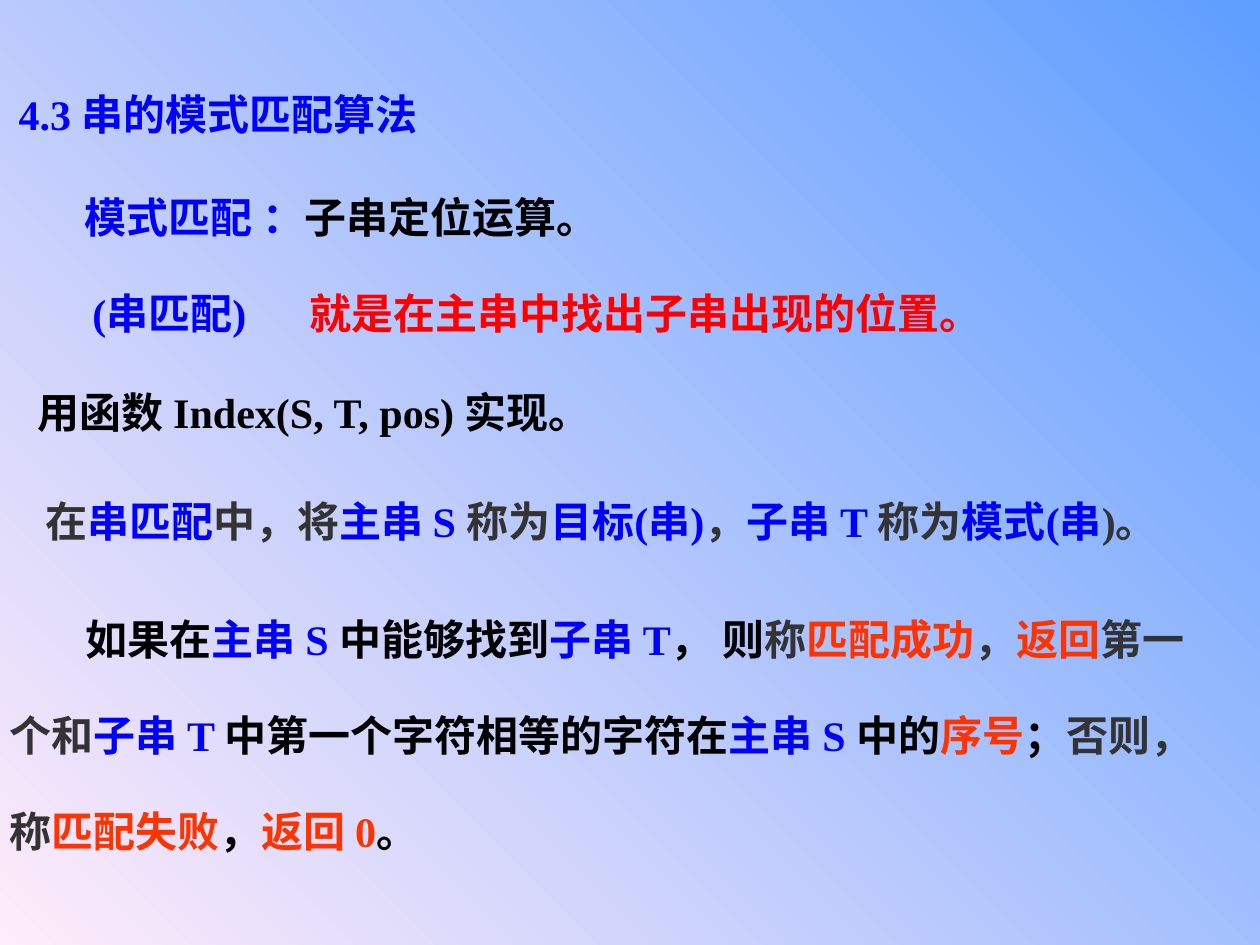
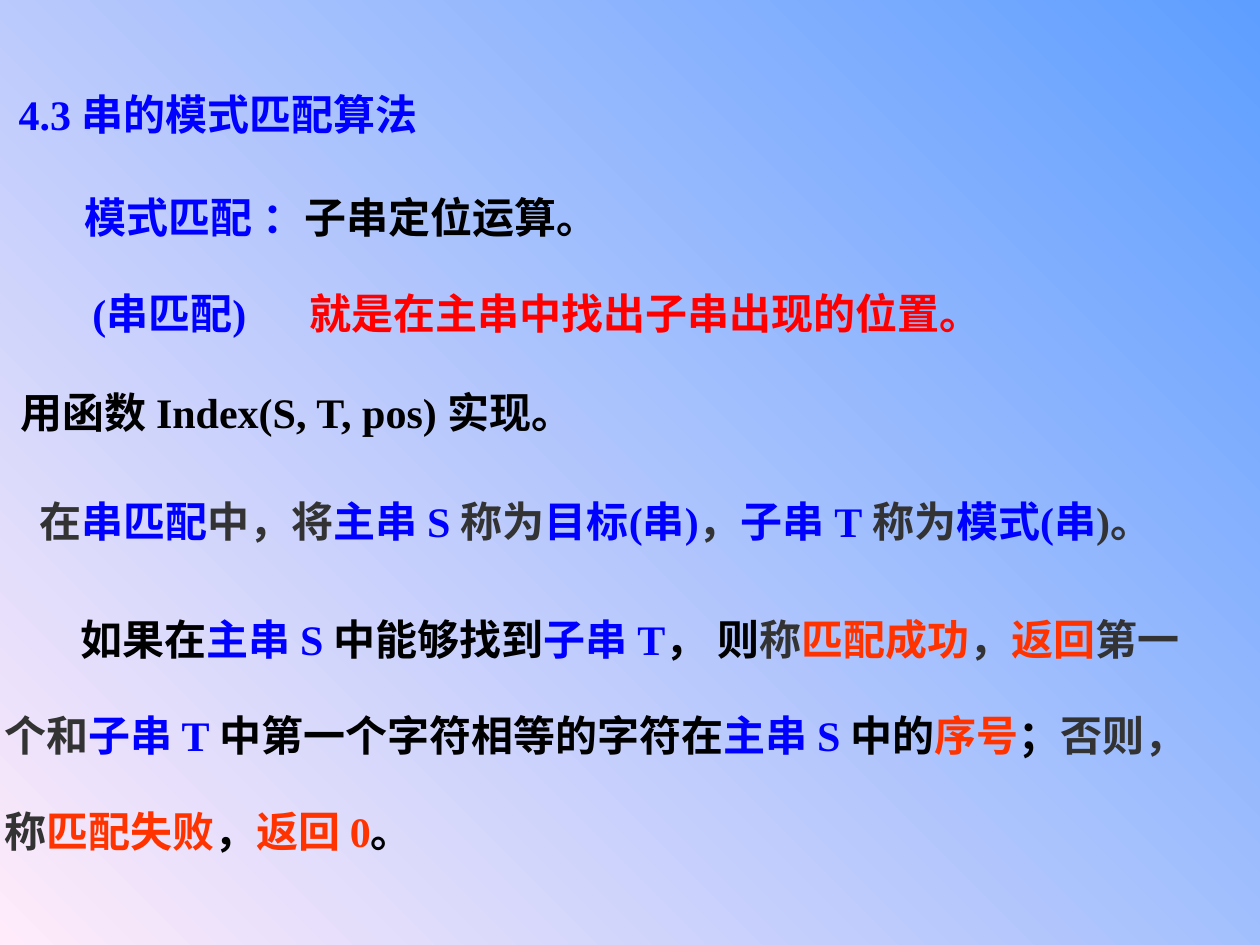
Before and after one commit to TangoWalk/Study, a slide deck: slide 34 of 大2下/数据结构与算法/第4章串.ppt. Drawn at 1260x945 pixels with LibreOffice and Linux fonts; fonts in the diff are those of the drawing; background and template pictures are left out. Boxes give left, top, right and bottom in pixels: in the first picture for what was removed or moved away, otherwise in the second. Text is boxed around its words. In the diff, an @@ line names an element or a change of style, - is before the commit and + after.

```diff
--- a/大2下/数据结构与算法/第4章串.ppt
+++ b/大2下/数据结构与算法/第4章串.ppt
@@ background gradient #5E9EFF to #FFEBFA to gradient #FFEBFA to #5E9EFF @@
@@ text "用函数 Index(S, T, pos) 实现。": place and size @@
-text "用函数 Index(S, T, pos) 实现。" at box(38, 392, 591, 437)
+text "用函数 Index(S, T, pos) 实现。" at box(20, 392, 573, 437)
@@ text "在串匹配中，将主串 S 称为目标(串)，子串 T 称为模式(串)。": place and size @@
-text "在串匹配中，将主串 S 称为目标(串)，子串 T 称为模式(串)。" at box(45, 501, 1158, 546)
+text "在串匹配中，将主串 S 称为目标(串)，子串 T 称为模式(串)。" at box(39, 501, 1152, 546)
@@ text "如果在主串 S 中能够找到子串 T， 则称匹配成功，返回第一": place and size @@
-text "如果在主串 S 中能够找到子串 T， 则称匹配成功，返回第一" at box(10, 619, 1192, 853)
+text "如果在主串 S 中能够找到子串 T， 则称匹配成功，返回第一" at box(4, 619, 1187, 853)
```
Also in this commit, not shown: 38 other slides changed, 6 other files.
